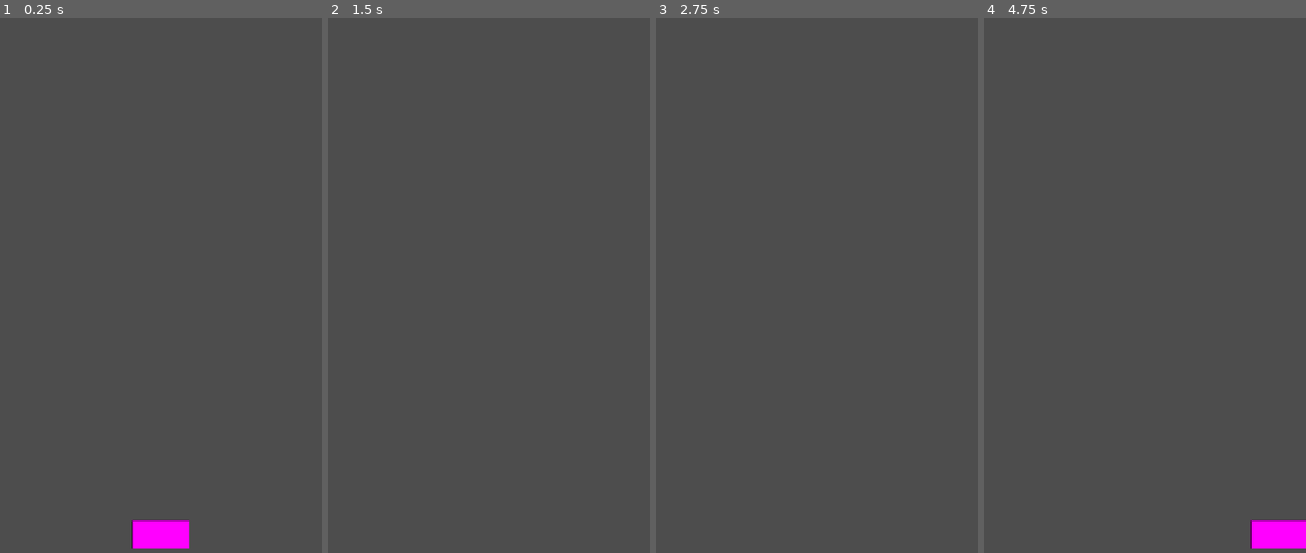
Above: before the commit, frames 1-4 (left to right).
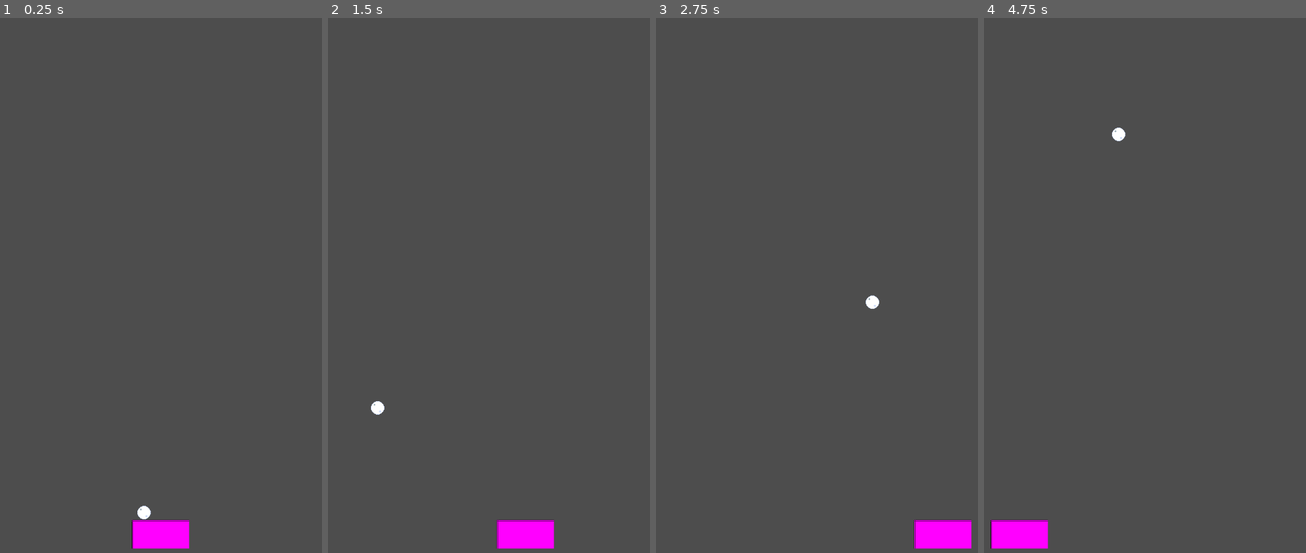
Above: after the commit, the same moments.

Repository: ant290/MoleBreaker
Game: Godot game, scene res://scenes/level.tscn
Two runs of this game, one before a commit and one after it. Both use one fixed random seed, a clock stepped at 60 frames per second and the inputs below. Before the commit the project has no main scene; this scene is started directly in both runs.
Inputs:
- Up to frame 1 (0.25 s): no input
- Up to frame 2 (1.5 s): hold Right (ui_right) 0.53-1.28 s; hold Left (ui_left) from 1.28 s (still down)
- Up to frame 3 (2.75 s): release Left (ui_left) at 2.03 s; hold Right (ui_right) from 2.03 s (still down)
- Up to frame 4 (4.75 s): release Right (ui_right) at 3.53 s; hold Left (ui_left) from 3.53 s (still down)

The runs differ from the first frame. In frame 1, less than 0.1% of the frame differs, in the area x 42-47%, y 91-94%; in frame 2, 1.0%; in frame 3, 1.0%; in frame 4, 2.0%, in the area x 2-100%, y 20-100%.

Commit message:
Base scenes added and basic logic to break a brick

Diff:
--- a/mole-breaker/project.godot
+++ b/mole-breaker/project.godot
@@ -11,6 +11,7 @@
 [application]
 
 config/name="MoleBreaker"
+run/main_scene="uid://cvgivxopk62ic"
 config/features=PackedStringArray("4.5", "Mobile")
 config/icon="res://icon.svg"
 
--- /dev/null
+++ b/mole-breaker/scenes/ball.tscn
@@ -0,0 +1,16 @@
+[gd_scene load_steps=4 format=3 uid="uid://c00uaxwxq1i2b"]
+
+[ext_resource type="Script" uid="uid://b8qxt4jfq6i2f" path="res://scripts/ball.gd" id="1_7s4qf"]
+[ext_resource type="Texture2D" uid="uid://cbo5d6o4ucsu5" path="res://assets/SnowBall.png" id="2_cxlvu"]
+
+[sub_resource type="CircleShape2D" id="CircleShape2D_f7cbr"]
+radius = 16.0
+
+[node name="Ball" type="CharacterBody2D"]
+script = ExtResource("1_7s4qf")
+
+[node name="Sprite2D" type="Sprite2D" parent="."]
+texture = ExtResource("2_cxlvu")
+
+[node name="CollisionShape2D" type="CollisionShape2D" parent="."]
+shape = SubResource("CircleShape2D_f7cbr")
--- /dev/null
+++ b/mole-breaker/scenes/brick.tscn
@@ -0,0 +1,17 @@
+[gd_scene load_steps=4 format=3 uid="uid://d0qgslqpuw3ps"]
+
+[ext_resource type="Script" uid="uid://l0in4ahl7f44" path="res://scripts/brick.gd" id="1_0w5h4"]
+[ext_resource type="Texture2D" uid="uid://dw6b64oejapoa" path="res://assets/brick dirt.png" id="1_5l4w1"]
+
+[sub_resource type="RectangleShape2D" id="RectangleShape2D_0w5h4"]
+size = Vector2(122, 58)
+
+[node name="Brick" type="RigidBody2D"]
+gravity_scale = 0.0
+script = ExtResource("1_0w5h4")
+
+[node name="Sprite2D" type="Sprite2D" parent="."]
+texture = ExtResource("1_5l4w1")
+
+[node name="CollisionShape2D" type="CollisionShape2D" parent="."]
+shape = SubResource("RectangleShape2D_0w5h4")
--- a/mole-breaker/scenes/level.tscn
+++ b/mole-breaker/scenes/level.tscn
@@ -1,11 +1,35 @@
-[gd_scene load_steps=2 format=3 uid="uid://cvgivxopk62ic"]
+[gd_scene load_steps=5 format=3 uid="uid://cvgivxopk62ic"]
 
 [ext_resource type="PackedScene" uid="uid://baqtq748e2314" path="res://scenes/paddle.tscn" id="1_2q6dc"]
+[ext_resource type="PackedScene" uid="uid://c00uaxwxq1i2b" path="res://scenes/ball.tscn" id="2_w7c3h"]
+
+[sub_resource type="RectangleShape2D" id="RectangleShape2D_w7c3h"]
+size = Vector2(30, 1280)
+
+[sub_resource type="RectangleShape2D" id="RectangleShape2D_w8frs"]
+size = Vector2(720, 30)
 
 [node name="Level" type="Node2D"]
 
 [node name="Camera2D" type="Camera2D" parent="."]
 position = Vector2(360, 640)
 
-[node name="Node2D" parent="." instance=ExtResource("1_2q6dc")]
+[node name="Paddle" parent="." instance=ExtResource("1_2q6dc")]
 position = Vector2(359, 1169)
+
+[node name="Ball" parent="." instance=ExtResource("2_w7c3h")]
+position = Vector2(384, 1059)
+
+[node name="Walls" type="StaticBody2D" parent="."]
+
+[node name="LeftWall" type="CollisionShape2D" parent="Walls"]
+position = Vector2(0, 640)
+shape = SubResource("RectangleShape2D_w7c3h")
+
+[node name="RightWall" type="CollisionShape2D" parent="Walls"]
+position = Vector2(720, 640)
+shape = SubResource("RectangleShape2D_w7c3h")
+
+[node name="Ceiling" type="CollisionShape2D" parent="Walls"]
+position = Vector2(360, 0)
+shape = SubResource("RectangleShape2D_w8frs")
--- a/mole-breaker/scenes/paddle.tscn
+++ b/mole-breaker/scenes/paddle.tscn
@@ -1,14 +1,21 @@
-[gd_scene load_steps=3 format=3 uid="uid://baqtq748e2314"]
+[gd_scene load_steps=4 format=3 uid="uid://baqtq748e2314"]
 
 [ext_resource type="Script" uid="uid://cxx1w3jcuudd5" path="res://scripts/paddle.gd" id="1_3xiby"]
 
 [sub_resource type="PlaceholderTexture2D" id="PlaceholderTexture2D_31swd"]
 size = Vector2(128, 64)
 
-[node name="Node2D" type="CharacterBody2D"]
+[sub_resource type="CapsuleShape2D" id="CapsuleShape2D_3xiby"]
+radius = 32.0
+height = 128.0
+
+[node name="Paddle" type="CharacterBody2D"]
+motion_mode = 1
 script = ExtResource("1_3xiby")
 
 [node name="Sprite2D" type="Sprite2D" parent="."]
 texture = SubResource("PlaceholderTexture2D_31swd")
 
-[node name="CollisionShape2D" type="CollisionShape2D" parent="Sprite2D"]
+[node name="CollisionShape2D" type="CollisionShape2D" parent="."]
+rotation = 1.5707964
+shape = SubResource("CapsuleShape2D_3xiby")
--- /dev/null
+++ b/mole-breaker/scripts/ball.gd
@@ -0,0 +1,24 @@
+extends CharacterBody2D
+
+
+const SPEED = 250
+var dir = Vector2.DOWN
+var is_active = true
+
+func _ready() -> void:
+	velocity = Vector2(SPEED * -1, SPEED)
+
+func _physics_process(delta: float) -> void:
+	if is_active:
+		var collision = move_and_collide(velocity * delta)
+		if collision:
+			#get the bounce direction
+			velocity = velocity.bounce(collision.get_normal())
+
+			if collision.get_collider().has_method("hit"):
+				collision.get_collider().hit()
+
+		if (velocity.y > 0 and velocity.y < 100):
+			velocity.y = -SPEED
+		if velocity.x == 0:
+			velocity.x = -SPEED
--- /dev/null
+++ b/mole-breaker/scripts/brick.gd
@@ -0,0 +1,19 @@
+extends RigidBody2D
+
+
+# Called when the node enters the scene tree for the first time.
+func _ready() -> void:
+	pass # Replace with function body.
+
+
+# Called every frame. 'delta' is the elapsed time since the previous frame.
+func _process(delta: float) -> void:
+	pass
+
+func hit():
+	$Sprite2D.visible = false
+	$CollisionShape2D.disabled = true
+
+	await get_tree().create_timer(1).timeout
+
+	queue_free()
Binary file added: mole-breaker/assets/SnowBall.aseprite
Binary file added: mole-breaker/assets/SnowBall.png
Not shown, added: mole-breaker/assets/SnowBall.png.import
Binary file added: mole-breaker/assets/brick dirt cracked.png
Not shown, added: mole-breaker/assets/brick dirt cracked.png.import
Binary file added: mole-breaker/assets/brick dirt.png
Not shown, added: mole-breaker/assets/brick dirt.png.import
Not shown, added: mole-breaker/scripts/ball.gd.uid
Not shown, added: mole-breaker/scripts/brick.gd.uid
